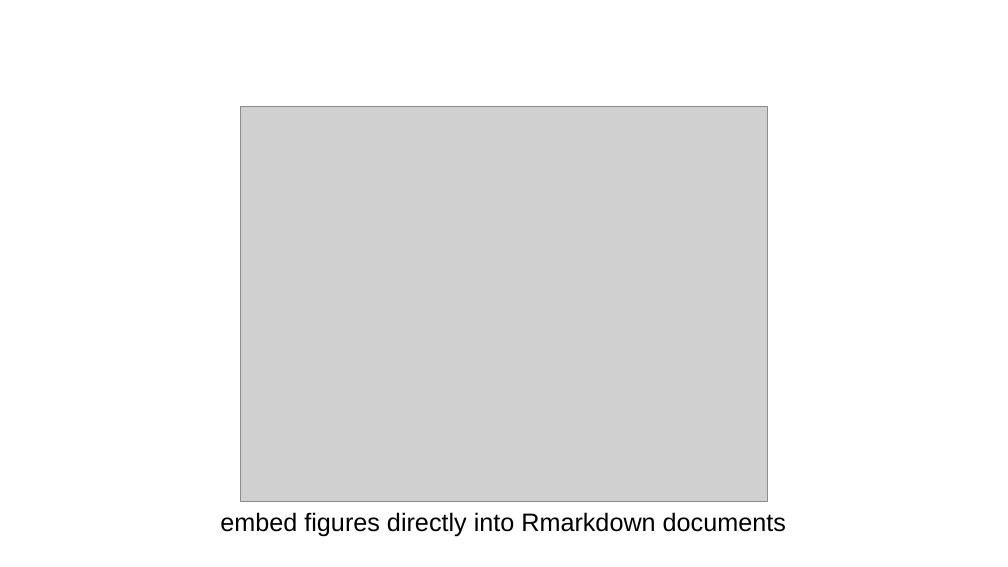
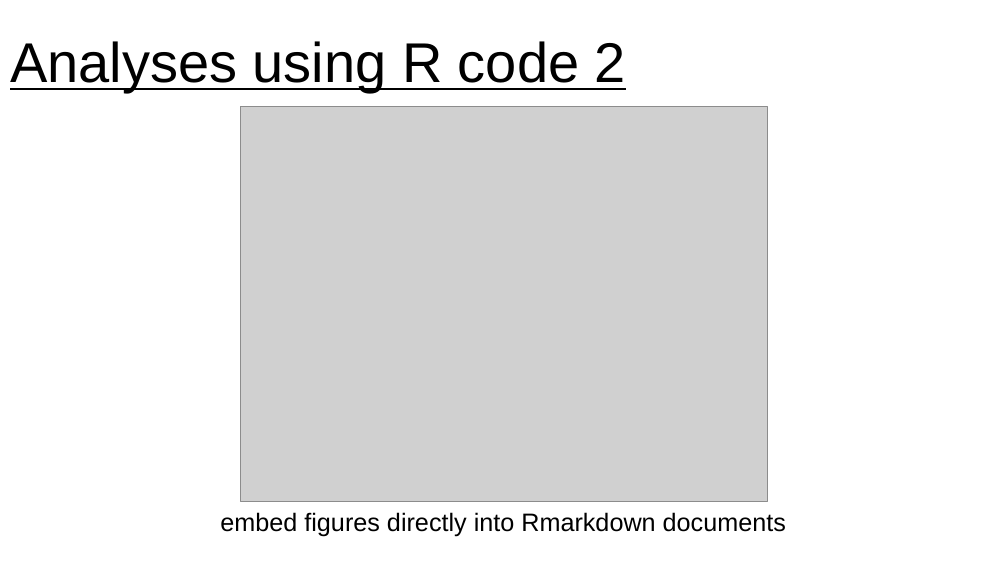
Before and after one commit to jennahamlin/GiGte, a slide deck: slide 10 of GiGte.pptx (slide 11 before the commit). Drawn at 1008x567 pixels with LibreOffice and Linux fonts; fonts in the diff are those of the drawing; grey boxes stand for pictures. Boxes give left, top, right and bottom in pixels: in the first picture for what was removed or moved away, otherwise in the second. Text is boxed around its words. In the diff, an @@ line names an element or a change of style, - is before the commit and + after.

```diff
--- a/GiGte.pptx
+++ b/GiGte.pptx
@@ title added at (x1=10, y1=41, x2=626, y2=92), 40 pt, text #000000, underline @@
+Analyses using R code 2
```
Also in this commit, not shown: 2 other slides changed, 1 slide removed, 2 other files.
